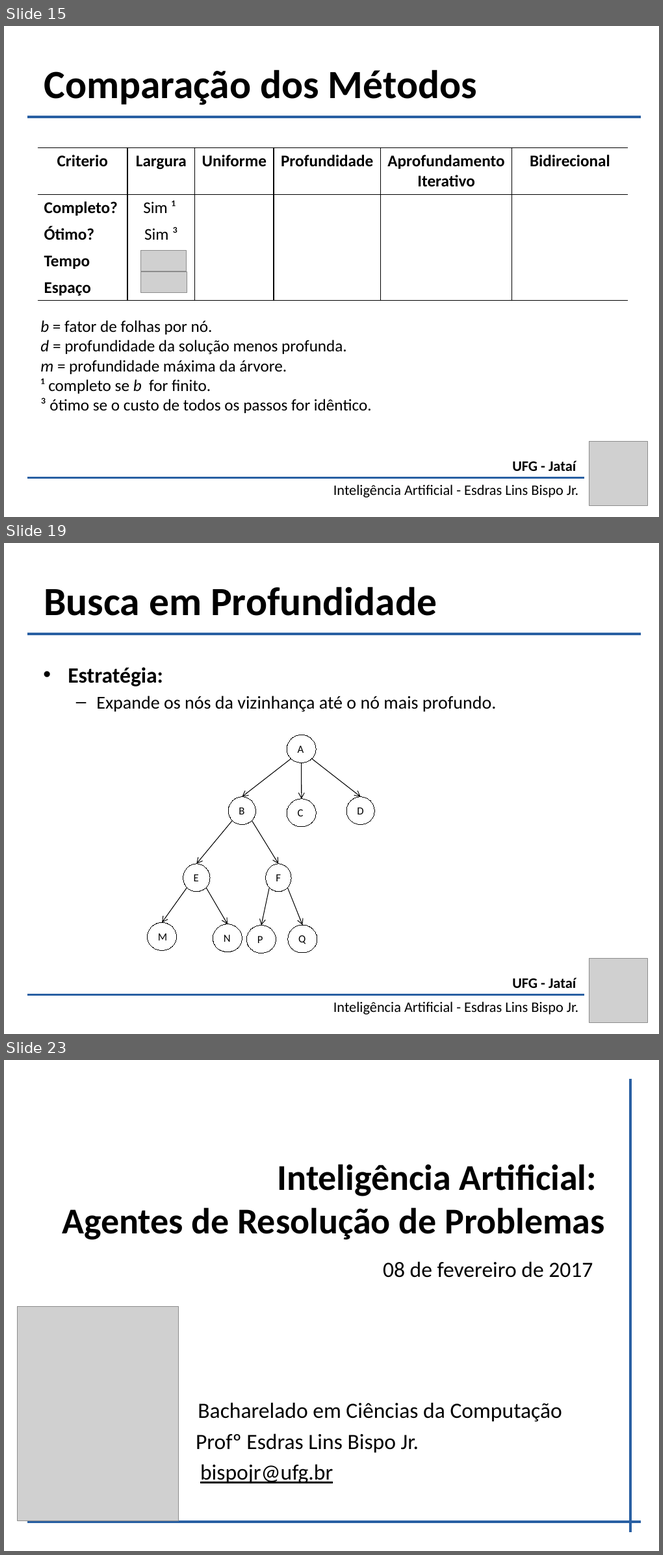
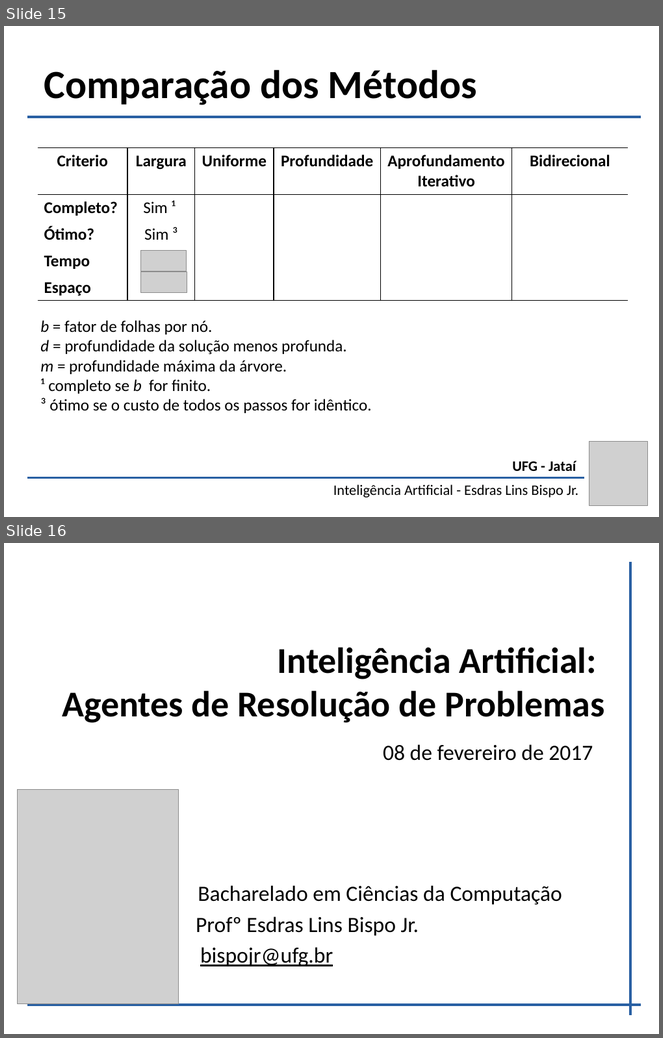
Before and after one commit to bispojr/ia, a slide deck: 2016.2/aulas/18/ia-18.pptx. Shown one above the other, each under a label of ours: slides 15, 19 and 23 before the commit, slides 15 and 16 after it; the slides between them are not shown. The pictures are 663x1555 and 663x1038 pixels, drawn with LibreOffice and Linux fonts; fonts in the diff are those of the drawing; grey boxes stand for pictures. Boxes give left, top, right and bottom in pixels: in the first picture for what was removed or moved away, otherwise in the second. Text is boxed around its words. In the diff, an @@ line names an element or a change of style, - is before the commit and + after.

```diff
--- a/2016.2/aulas/18/ia-18.pptx
+++ b/2016.2/aulas/18/ia-18.pptx
@@ slide 19 removed at bbox=[4, 543, 659, 1034], background #FFFFFF @@
@@ text removed at bbox=[44, 587, 437, 616] @@
-Busca em Profundidade
@@ line removed from (641, 634) to (27, 634) @@
@@ text removed at bbox=[68, 667, 496, 712] @@
-• Estratégia:
-  – Expande os nós da vizinhança até o nó mais profundo.
@@ ellipse removed at bbox=[287, 735, 317, 763] @@
-A
@@ arrow removed from (291, 759) to (242, 797) @@
@@ arrow removed from (302, 763) to (302, 799) @@
@@ arrow removed from (312, 759) to (360, 797) @@
@@ ellipse removed at bbox=[229, 797, 256, 825] @@
-B
@@ ellipse removed at bbox=[287, 799, 317, 827] @@
-C
@@ ellipse removed at bbox=[347, 797, 375, 825] @@
-D
@@ arrow removed from (233, 821) to (196, 864) @@
@@ arrow removed from (252, 821) to (278, 864) @@
@@ ellipse removed at bbox=[183, 864, 210, 892] @@
-E
@@ ellipse removed at bbox=[265, 864, 291, 892] @@
-F
@@ arrow removed from (187, 887) to (162, 923) @@
@@ arrow removed from (206, 887) to (228, 925) @@
@@ arrow removed from (269, 887) to (261, 926) @@
@@ arrow removed from (287, 887) to (303, 925) @@
@@ ellipse removed at bbox=[148, 923, 177, 951] @@
-M
@@ ellipse removed at bbox=[213, 925, 243, 953] @@
-N
@@ ellipse removed at bbox=[246, 926, 276, 954] @@
-P
@@ ellipse removed at bbox=[287, 925, 317, 953] @@
-Q
@@ picture removed at bbox=[590, 959, 648, 1023] @@
@@ text removed at bbox=[512, 978, 576, 988] @@
-UFG - Jataí
@@ line removed from (584, 995) to (27, 995) @@
@@ text removed at bbox=[334, 1002, 579, 1015] @@
-Inteligência Artificial - Esdras Lins Bispo Jr.
@@ what was slide 23 is now slide 16 @@
```
Also in this commit, not shown: 6 other slides removed, 1 other file.
